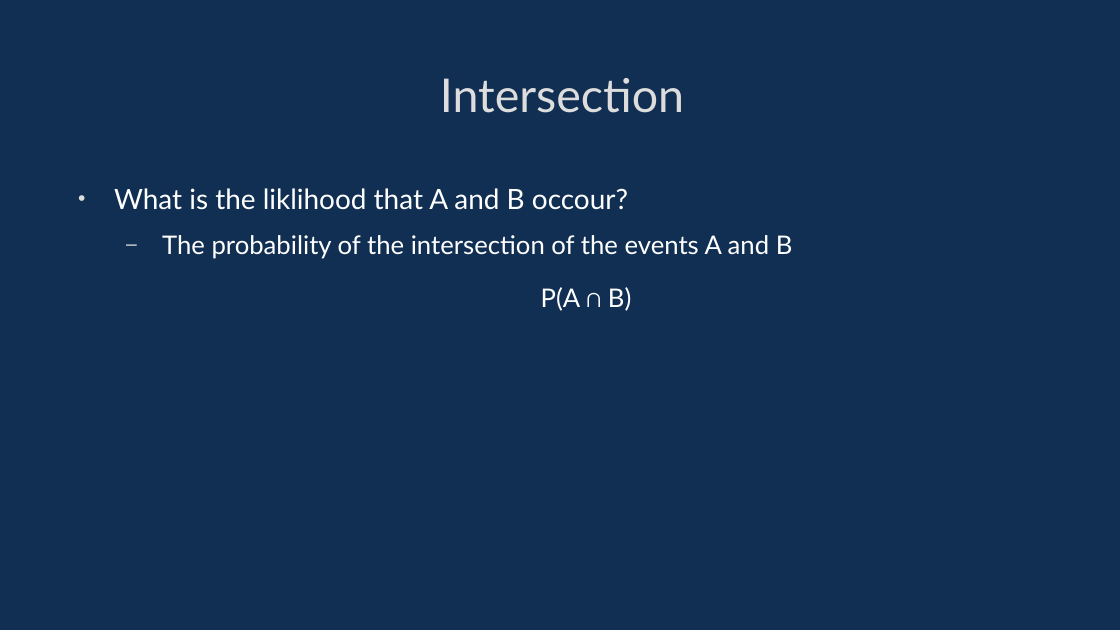
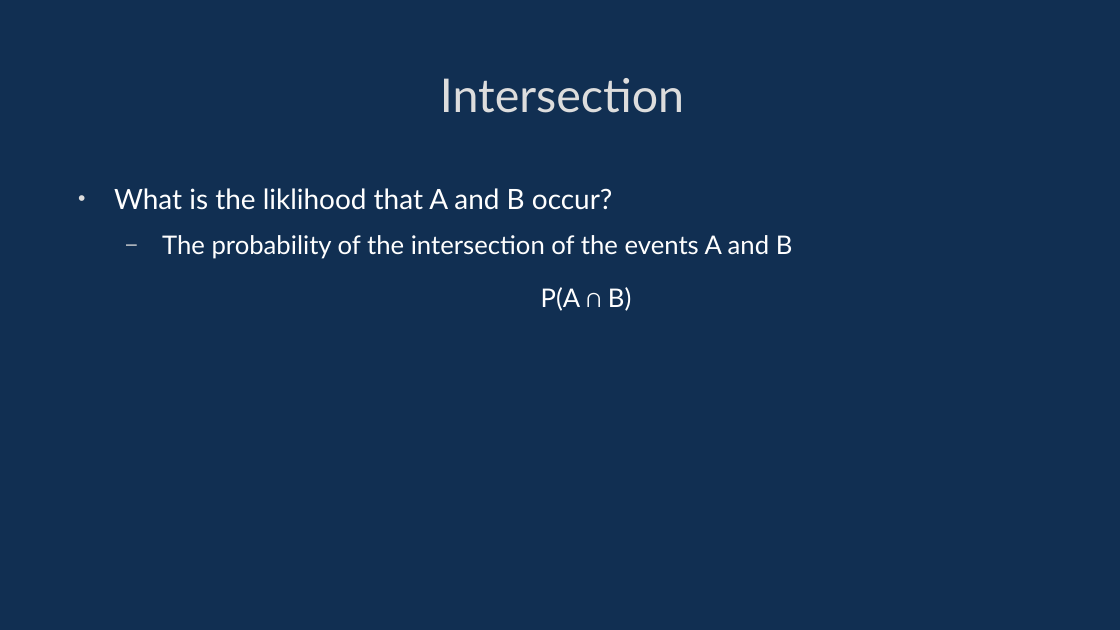
Before and after one commit to davidgundry/maths22-23, a slide deck: slide 29 of slides/maths-10-probability.odp. Drawn at 1120x630 pixels with LibreOffice and Linux fonts; fonts in the diff are those of the drawing. Boxes give left, top, right and bottom in pixels: in the first picture for what was removed or moved away, otherwise in the second. Text is boxed around its words. In the diff, an @@ line names an element or a change of style, - is before the commit and + after.

```diff
--- a/slides/maths-10-probability.odp
+++ b/slides/maths-10-probability.odp
@@ text at (114, 188, 613, 210): text changed @@
-• What is the liklihood that A and B occour?
+• What is the liklihood that A and B occur?
```
Also in this commit, not shown: 12 other slides changed.
